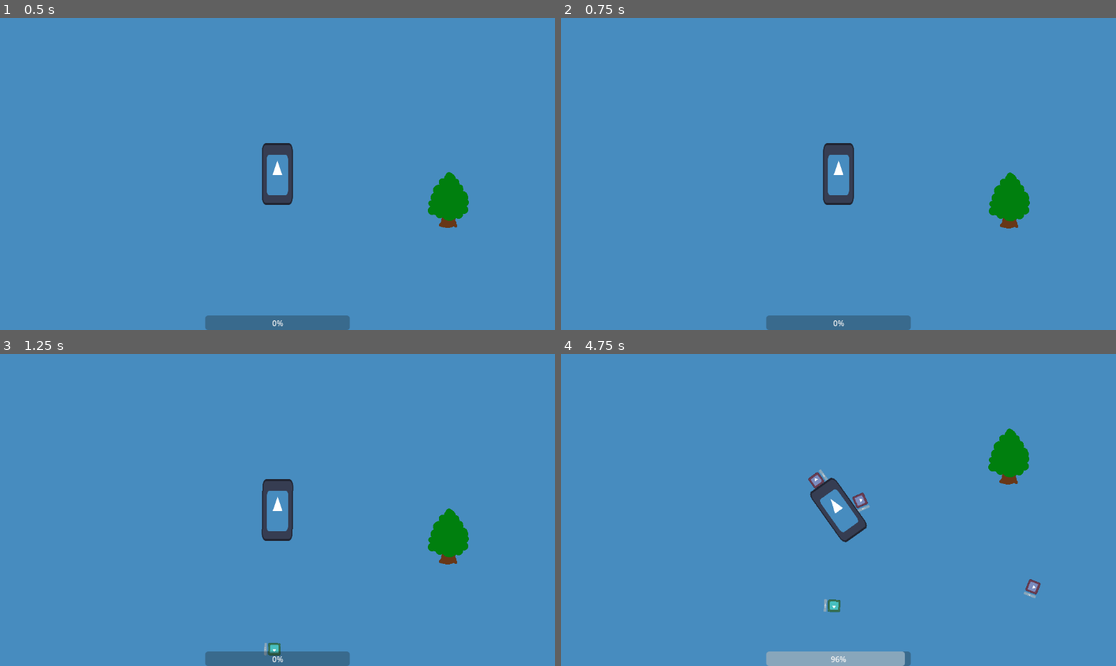
Above: before the commit, frames 1-4 (two rows, left to right).
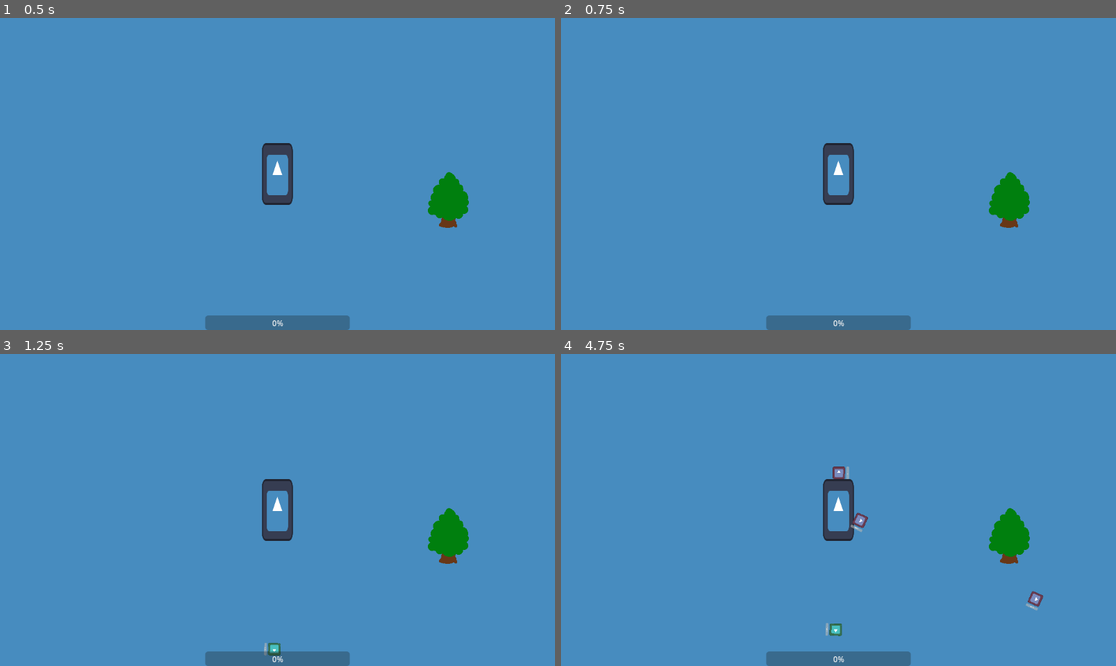
Above: after the commit, the same moments.

Repository: LeBulldoge/torqueterror
Game: Godot game, scene res://Main.tscn
The game is run twice, just before and just after one commit, with the same random seed, the same clock (stepped at 60 frames per second) and the same inputs. The engine's default icon, where the game draws it, is replaced by a stand-in: a white triangle on a blue panel in a dark square.
Inputs:
- Up to frame 1 (0.5 s): no input
- Up to frame 2 (0.75 s): tap Enter at 0.5 s; hold D (steer_right) from 0.53 s (still down); tap S (decelerate) at 0.6 s
- Up to frame 3 (1.25 s): keep holding D (steer_right)
- Up to frame 4 (4.75 s): tap Space at 1.25 s; release D (steer_right) at 1.28 s; hold A (steer_left) 1.28-2.03 s; tap S (decelerate) every 0.75 s from 1.35 to 4.35 s; hold D (steer_right) 2.03-2.78 s; hold W (accelerate) 2.78-3.53 s; hold A (steer_left) from 3.53 s (still down)

Frame 1 is identical in both runs. In frame 2, less than 0.1% of the frame differs, in the area x 47-85%, y 40-68%; in frame 3, 0.1%; in frame 4, 4.5%, in the area x 36-87%, y 23-100%.
Error after the commit: Parse Error: Class "Player" hides a global script class. (res://vehicle/player.gd:1)

Commit message:
Change filename convention and resolve warnings

Diff:
--- a/Main.tscn
+++ b/Main.tscn
@@ -1,11 +1,11 @@
 [gd_scene load_steps=9 format=3 uid="uid://mn5kouylgoij"]
 
-[ext_resource type="PackedScene" uid="uid://coe45xtjvuehr" path="res://vehicle/Player.tscn" id="1_3yag5"]
-[ext_resource type="Script" path="res://Main.gd" id="1_urkel"]
-[ext_resource type="Texture2D" uid="uid://bqs2kod2xac7k" path="res://icon.svg" id="2_d3qhu"]
-[ext_resource type="Script" path="res://resources/health.gd" id="4_ilx3t"]
-[ext_resource type="Script" path="res://hud.gd" id="5_6w88e"]
-[ext_resource type="PackedScene" uid="uid://b1bqbrxqh68jc" path="res://scenes/Tree.tscn" id="5_cvduu"]
+[ext_resource type="Script" path="res://main.gd" id="1_mpdvn"]
+[ext_resource type="Texture2D" uid="uid://bqs2kod2xac7k" path="res://icon.svg" id="2_86pjw"]
+[ext_resource type="Script" path="res://hud.gd" id="3_6474f"]
+[ext_resource type="PackedScene" uid="uid://b1bqbrxqh68jc" path="res://scenes/tree.tscn" id="4_j4jkh"]
+[ext_resource type="PackedScene" uid="uid://coe45xtjvuehr" path="res://vehicle/player.tscn" id="5_gcot7"]
+[ext_resource type="Script" path="res://resources/health.gd" id="6_rgwm8"]
 
 [sub_resource type="Curve2D" id="Curve2D_2f5cj"]
 _data = {
@@ -14,16 +14,16 @@
 point_count = 5
 
 [sub_resource type="Resource" id="Resource_tswo0"]
-script = ExtResource("4_ilx3t")
+script = ExtResource("6_rgwm8")
 max_health = 100
 
 [node name="Main" type="Node"]
-script = ExtResource("1_urkel")
+script = ExtResource("1_mpdvn")
 
 [node name="Floor" type="Sprite2D" parent="."]
 position = Vector2(1362, 1851)
 scale = Vector2(56.0313, 60.5938)
-texture = ExtResource("2_d3qhu")
+texture = ExtResource("2_86pjw")
 
 [node name="SpawnTimer" type="Timer" parent="."]
 
@@ -52,10 +52,10 @@
 [node name="Map" type="Node2D" parent="."]
 y_sort_enabled = true
 
-[node name="Tree" parent="Map" instance=ExtResource("5_cvduu")]
+[node name="Tree" parent="Map" instance=ExtResource("4_j4jkh")]
 position = Vector2(355, 49)
 
-[node name="Player" parent="Map" instance=ExtResource("1_3yag5")]
+[node name="Player" parent="Map" instance=ExtResource("5_gcot7")]
 health = SubResource("Resource_tswo0")
 
 [connection signal="timeout" from="SpawnTimer" to="." method="_on_spawn_timer_timeout"]
--- a/ai/ai_module.gd
+++ b/ai/ai_module.gd
@@ -2,5 +2,5 @@
 extends Node
 
 
-func perform(enemy: Enemy):
+func perform(_enemy: Enemy):
     pass
--- a/ai/attacker.gd
+++ b/ai/attacker.gd
@@ -3,7 +3,7 @@
 
 
 func perform(enemy: Enemy):
-    if enemy.position.distance_to(enemy.target.position) < enemy.weapon.range:
+    if enemy.position.distance_to(enemy.target.position) < enemy.weapon.attack_range:
         shoot(enemy)
 
 
--- a/ai/chaser.gd
+++ b/ai/chaser.gd
@@ -5,7 +5,7 @@
 func perform(enemy: Enemy):
     enemy.look_at(enemy.target.position)
 
-    if enemy.position.distance_to(enemy.target.position) > enemy.weapon.range:
+    if enemy.position.distance_to(enemy.target.position) > enemy.weapon.attack_range:
         walk(enemy)
 
 func walk(enemy: Enemy):
--- a/enemy/enemy.gd
+++ b/enemy/enemy.gd
@@ -24,11 +24,11 @@
         module.add_to_group(ai_module_group)
 
 
-func display_health(health):
-    $HealthBar.value = health
+func display_health(value):
+    $HealthBar.value = value
 
 
-func _process(delta):
+func _process(_delta):
     get_tree().call_group(ai_module_group, "perform", self)
 
 
--- a/enemy/melee_enemy.tscn
+++ b/enemy/melee_enemy.tscn
@@ -5,8 +5,8 @@
 [ext_resource type="Script" path="res://resources/health.gd" id="2_tofkq"]
 [ext_resource type="Script" path="res://resources/weapon.gd" id="3_frbuk"]
 [ext_resource type="Shader" path="res://enemy/melee_enemy.gdshader" id="4_2uae1"]
-[ext_resource type="PackedScene" uid="uid://cxspkpo4cxc45" path="res://ai/AttackerModule.tscn" id="4_ieso8"]
-[ext_resource type="PackedScene" uid="uid://ddmqjpbhmikah" path="res://ai/ChaserModule.tscn" id="5_2ce88"]
+[ext_resource type="PackedScene" uid="uid://cxspkpo4cxc45" path="res://ai/attacker_module.tscn" id="4_ieso8"]
+[ext_resource type="PackedScene" uid="uid://ddmqjpbhmikah" path="res://ai/chaser_module.tscn" id="5_2ce88"]
 
 [sub_resource type="Resource" id="Resource_43c8l"]
 resource_local_to_scene = true
--- a/enemy/ranged_enemy.tscn
+++ b/enemy/ranged_enemy.tscn
@@ -5,8 +5,8 @@
 [ext_resource type="Script" path="res://resources/health.gd" id="2_5rgqe"]
 [ext_resource type="Texture2D" uid="uid://bqs2kod2xac7k" path="res://icon.svg" id="2_f0tpk"]
 [ext_resource type="Script" path="res://resources/weapon.gd" id="3_wu3xp"]
-[ext_resource type="PackedScene" uid="uid://cxspkpo4cxc45" path="res://ai/AttackerModule.tscn" id="4_fv072"]
-[ext_resource type="PackedScene" uid="uid://s8fkxbacqm7m" path="res://ai/DasherModule.tscn" id="5_yhjw5"]
+[ext_resource type="PackedScene" uid="uid://cxspkpo4cxc45" path="res://ai/attacker_module.tscn" id="4_fv072"]
+[ext_resource type="PackedScene" uid="uid://s8fkxbacqm7m" path="res://ai/dasher_module.tscn" id="5_yhjw5"]
 [ext_resource type="Script" path="res://ai/dasher.gd" id="6_fpky0"]
 
 [sub_resource type="Resource" id="Resource_evbdx"]
--- a/hud.gd
+++ b/hud.gd
@@ -7,7 +7,7 @@
 
 
 # Called every frame. 'delta' is the elapsed time since the previous frame.
-func _process(delta):
+func _process(_delta):
     pass
 
 
--- a/project.godot
+++ b/project.godot
@@ -11,7 +11,7 @@
 [application]
 
 config/name="screamjam2023"
-run/main_scene="res://Main.tscn"
+run/main_scene="res://main.tscn"
 config/features=PackedStringArray("4.1", "GL Compatibility")
 config/icon="res://icon.svg"
 
--- a/resources/health.gd
+++ b/resources/health.gd
@@ -15,8 +15,8 @@
             death.emit()
 
 
-func _init(max: int = 0):
-    max_health = max
+func _init(value: int = 0):
+    max_health = value
 
 
 func reset():
--- a/resources/weapon.gd
+++ b/resources/weapon.gd
@@ -5,7 +5,7 @@
 
 @export var damage := 0
 @export var type: WeaponType
-@export var range := 0
+@export var attack_range := 0
 @export var attack_cooldown = 1
 
 var attack_timer = Timer.new()
@@ -15,8 +15,8 @@
     type = new_type
 
     match type:
-        WeaponType.Melee: range = 50
-        WeaponType.Ranged: range = 200
+        WeaponType.Melee: attack_range = 50
+        WeaponType.Ranged: attack_range = 200
     attack_timer.wait_time = attack_cooldown
     attack_timer.one_shot = true
 
--- a/vehicle/Player.gd
+++ b/vehicle/Player.gd
@@ -7,7 +7,7 @@
     health.reset()
 
 
-func _input(event):
+func _input(_event):
     self.drive_dir = Input.get_axis("decelerate", "accelerate")
     self.steer_dir = Input.get_axis("steer_left", "steer_right")
 
--- a/vehicle/Player.tscn
+++ b/vehicle/Player.tscn
@@ -1,6 +1,6 @@
 [gd_scene load_steps=4 format=3 uid="uid://coe45xtjvuehr"]
 
-[ext_resource type="Script" path="res://vehicle/Player.gd" id="1_28sia"]
+[ext_resource type="Script" path="res://vehicle/player.gd" id="1_28sia"]
 [ext_resource type="Texture2D" uid="uid://bqs2kod2xac7k" path="res://icon.svg" id="1_v2j0e"]
 
 [sub_resource type="RectangleShape2D" id="RectangleShape2D_yyb6l"]
--- a/vehicle/Vehicle.gd
+++ b/vehicle/Vehicle.gd
@@ -11,7 +11,7 @@
 var drive_dir := 0.0
 var steer_dir := 0.0
 
-func move_vehicle(delta):
+func move_vehicle(_delta):
     var forward = transform.y
     var right = transform.x
 
--- a/vehicle/Vehicle.tscn
+++ b/vehicle/Vehicle.tscn
@@ -1,6 +1,6 @@
 [gd_scene load_steps=2 format=3 uid="uid://ctymthqvaphp4"]
 
-[ext_resource type="Script" path="res://vehicle/Vehicle.gd" id="1_5sv7b"]
+[ext_resource type="Script" path="res://vehicle/vehicle.gd" id="1_5sv7b"]
 
 [node name="Vehicle" type="RigidBody2D"]
 script = ExtResource("1_5sv7b")
Not shown: 1 places in Main.tscn that only renumber resources
Renamed: ai/AttackerModule.tscn -> ai/attacker_module.tscn
Not shown: 1 places in ai/chaser_module.tscn that only renumber resources
Renamed: ai/DasherModule.tscn -> ai/dasher_module.tscn
